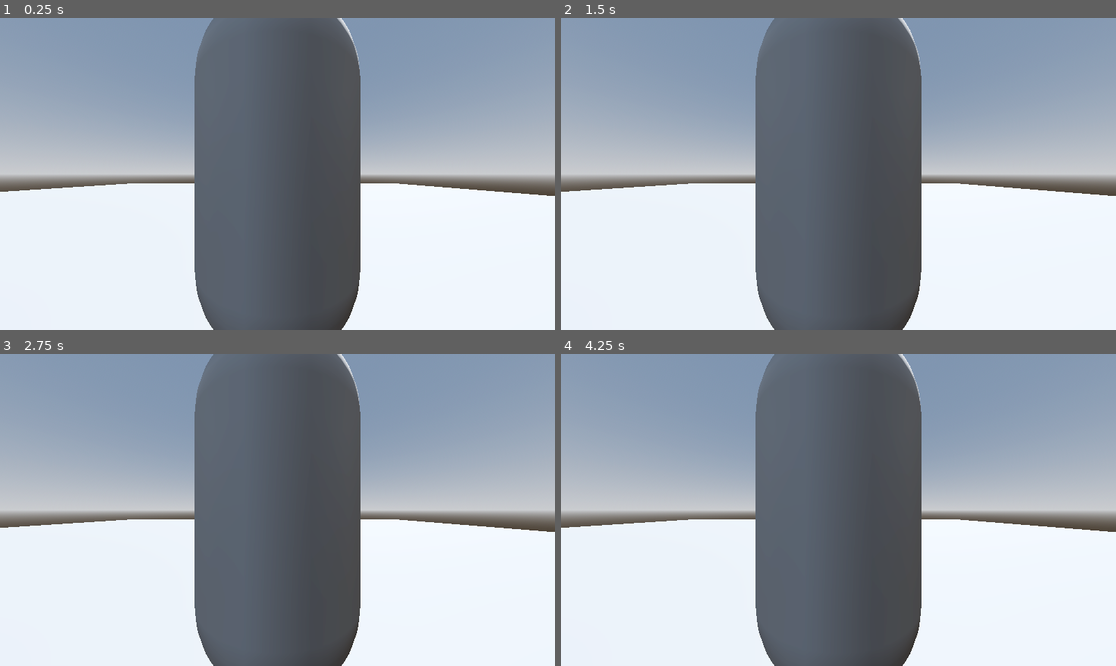
Above: before the commit, frames 1-4 (two rows, left to right).
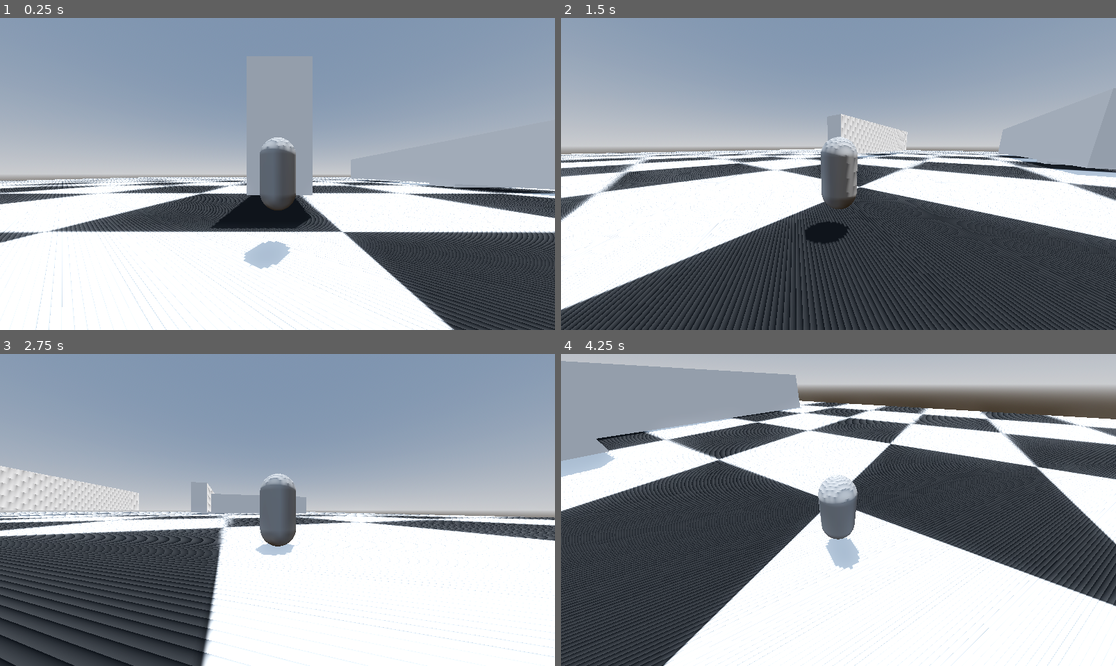
Above: after the commit, the same moments.

Repository: Hariswandi488/project-breakpoint
Game: Godot game, scene res://Scenes/main.tscn
Same seed, same stepped clock (60 frames per second), same inputs: the game is played once before the commit and once after it.
Inputs (mouse positions are in pixels of both pictures, inside the frame that each line leads up to):
- Up to frame 1 (0.25 s): no input
- Up to frame 2 (1.5 s): move the mouse to (960, 158) at 0.52 s; hold D (move_right, bound only after the commit) 0.53-1.28 s; hold Shift (sprint, bound only after the commit) 0.53-1.28 s; click (960, 158) at 0.67 s; tap Space (jump, bound only after the commit) at 0.77, 0.8, 1.07, 1.35 s; move the mouse to (727, 189) at 1.27 s; hold S (move_back, bound only after the commit) from 1.28 s (still down); click (727, 189) at 1.42 s
- Up to frame 3 (2.75 s): tap Space (jump, bound only after the commit) at 1.52, 1.82, 2.3 s; tap Shift (sprint, bound only after the commit) at 1.55 s; move the mouse to (333, 441) at 2.02 s; release S (move_back, bound only after the commit) at 2.03 s; hold D (move_right, bound only after the commit) from 2.03 s (still down); hold Shift (sprint, bound only after the commit) from 2.03 s (still down); click (333, 441) at 2.17 s
- Up to frame 4 (4.25 s): move the mouse to (810, 572) at 2.77 s; release D (move_right, bound only after the commit) at 2.78 s; release Shift (sprint, bound only after the commit) at 2.78 s; hold W (move_forward, bound only after the commit) 2.78-3.53 s; tap Shift (sprint, bound only after the commit) at 2.85 s; click (810, 572) at 2.92 s; tap Space (jump, bound only after the commit) at 3.02, 3.32, 3.6, 3.77, 4.07 s; move the mouse to (1005, 556) at 3.52 s; hold A (move_left, bound only after the commit) from 3.53 s (still down); click (1005, 556) at 3.67 s; tap Escape (ui_cancel) at 4.15 s

The runs differ from the first frame. In frame 1, 44% of the frame differs, in the area x 0-100%, y 0-100%; in frame 2, 54%; in frame 3, 47%; in frame 4, 75%.

Commit message:
adding  movement

Diff:
--- a/Scenes/arena.tscn
+++ b/Scenes/arena.tscn
@@ -1,4 +1,7 @@
-[gd_scene load_steps=5 format=3 uid="uid://bmvo1sir8r0cm"]
+[gd_scene load_steps=10 format=3 uid="uid://bmvo1sir8r0cm"]
+
+[ext_resource type="Texture2D" uid="uid://bye1ltug0euno" path="res://Assets/Textures/floor_placeholder_textures.jpg" id="1_lq7nq"]
+[ext_resource type="PackedScene" uid="uid://j30602dci2ek" path="res://Scenes/wall.tscn" id="2_ra5jo"]
 
 [sub_resource type="ProceduralSkyMaterial" id="ProceduralSkyMaterial_jdqfs"]
 sky_horizon_color = Color(0.662243, 0.671743, 0.686743, 1)
@@ -13,17 +16,51 @@
 tonemap_mode = 2
 glow_enabled = true
 
+[sub_resource type="PhysicsMaterial" id="PhysicsMaterial_jdqfs"]
+
+[sub_resource type="StandardMaterial3D" id="StandardMaterial3D_ra5jo"]
+albedo_texture = ExtResource("1_lq7nq")
+
 [sub_resource type="PlaneMesh" id="PlaneMesh_nnts3"]
 
+[sub_resource type="BoxShape3D" id="BoxShape3D_jdqfs"]
+size = Vector3(54.7763, 0.0805216, 46.7722)
+
 [node name="Arena" type="Node3D"]
+transform = Transform3D(2.72056, 0, 0, 0, 1.30074, 0, 0, 0, 3.15013, 0, 0, 0)
 
 [node name="DirectionalLight3D" type="DirectionalLight3D" parent="."]
-transform = Transform3D(-0.866025, -0.433013, 0.25, 0, 0.5, 0.866025, -0.5, 0.75, -0.433013, 0, 15.6424, 0)
+transform = Transform3D(-0.305577, -0.19826, 0.0492365, 0, 0.185296, 0.746129, -0.176425, 0.256127, -0.0636074, -0.0834616, 18.3026, 0.00694791)
 shadow_enabled = true
+shadow_normal_bias = 0.0
 
 [node name="WorldEnvironment" type="WorldEnvironment" parent="."]
 environment = SubResource("Environment_ra5jo")
 
-[node name="MeshInstance3D" type="MeshInstance3D" parent="."]
-transform = Transform3D(27.9919, 0, 0, 0, 1.50714, 0, 0, 0, 23.4372, 0, 0, 0)
+[node name="CSGCombiner3D" type="CSGCombiner3D" parent="."]
+
+[node name="wall" parent="CSGCombiner3D" instance=ExtResource("2_ra5jo")]
+transform = Transform3D(1, 0, 0, 0, 1, 0, 0, 0, 1, 1.08348, 3.24449, -5.16951)
+
+[node name="wall2" parent="CSGCombiner3D" instance=ExtResource("2_ra5jo")]
+transform = Transform3D(-4.37114e-08, 0, 1, 0, 1, 0, -1, 0, -4.37114e-08, 16.9061, 1.85426, -4.23895)
+
+[node name="wall3" parent="CSGCombiner3D" instance=ExtResource("2_ra5jo")]
+transform = Transform3D(1, 0, 0, 0, 1, 0, 0, 0, 1, 11.1029, 2.90163, -6.73961)
+
+[node name="StaticBody3D" type="StaticBody3D" parent="."]
+transform = Transform3D(1, 0, 0, 0, 1, 0, 0, 0, 1, 0, 0, 0)
+collision_mask = 0
+physics_material_override = SubResource("PhysicsMaterial_jdqfs")
+
+[node name="MeshInstance3D" type="MeshInstance3D" parent="StaticBody3D"]
+transform = Transform3D(27.9919, 0, 0, 0, 0.76008, 0, 0, 0, 23.4372, 5.47724e-09, -8.59193e-09, -1.89213e-08)
+material_override = SubResource("StandardMaterial3D_ra5jo")
+lod_bias = 0.001
 mesh = SubResource("PlaneMesh_nnts3")
+skeleton = NodePath("../..")
+
+[node name="CollisionShape3D" type="CollisionShape3D" parent="StaticBody3D"]
+transform = Transform3D(1, 0, 0, 0, 1, 0, 0, 0, 1, 0.0814743, -0.0468325, -0.161911)
+shape = SubResource("BoxShape3D_jdqfs")
+debug_color = Color(0, 0.34902, 0.701961, 0.729412)
--- a/Scenes/main.tscn
+++ b/Scenes/main.tscn
@@ -6,6 +6,7 @@
 [node name="main" type="Node3D"]
 
 [node name="Arena" parent="." instance=ExtResource("1_bo1nx")]
+transform = Transform3D(2.72056, 0, 0, 0, 1.30074, 0, 0, 0, 3.15013, 0.129707, -0.381517, 0.204414)
 
 [node name="player" parent="." instance=ExtResource("2_8gbba")]
-transform = Transform3D(1, 0, 0, 0, 1, 0, 0, 0, 1, 2.98573, 2, 6.00386)
+transform = Transform3D(1, 0, 0, 0, 1, 0, 0, 0, 1, 2.98573, 1.8782, 6.00386)
--- a/Scenes/player.tscn
+++ b/Scenes/player.tscn
@@ -1,4 +1,6 @@
-[gd_scene load_steps=3 format=3 uid="uid://dew1wtx273lmu"]
+[gd_scene load_steps=5 format=3 uid="uid://dew1wtx273lmu"]
+
+[ext_resource type="Script" uid="uid://dwxqx4bctnder" path="res://Scripts/player.gd" id="1_v0iea"]
 
 [sub_resource type="CapsuleMesh" id="CapsuleMesh_f60y1"]
 
@@ -6,11 +8,18 @@
 radius = 0.428623
 height = 1.85304
 
+[sub_resource type="CapsuleShape3D" id="CapsuleShape3D_cvnsp"]
+margin = 0.0
+radius = 0.001
+
 [node name="player" type="CharacterBody3D"]
+collision_layer = 2
+script = ExtResource("1_v0iea")
 
 [node name="Visual" type="Node3D" parent="."]
 
 [node name="MeshInstance3D" type="MeshInstance3D" parent="Visual"]
+transform = Transform3D(1, 0, 0, 0, 1, 0, 0, 0, 1, 0.0118825, 2.38419e-07, 0.0117793)
 layers = 2
 mesh = SubResource("CapsuleMesh_f60y1")
 
@@ -20,7 +29,9 @@
 [node name="CameraPivot" type="Node3D" parent="."]
 
 [node name="SpringArm3D" type="SpringArm3D" parent="CameraPivot"]
+shape = SubResource("CapsuleShape3D_cvnsp")
+spring_length = 4.0
 
 [node name="Camera3D" type="Camera3D" parent="CameraPivot/SpringArm3D"]
-transform = Transform3D(1, 0, 0, 0, 1, 0, 0, 0, 1, 0.756321, 1.19844, 2.24652)
 fov = 94.7465
+near = 0.001
--- /dev/null
+++ b/Scenes/wall.tscn
@@ -0,0 +1,20 @@
+[gd_scene load_steps=4 format=3 uid="uid://j30602dci2ek"]
+
+[sub_resource type="PhysicsMaterial" id="PhysicsMaterial_d155t"]
+
+[sub_resource type="BoxShape3D" id="BoxShape3D_b57mv"]
+size = Vector3(1.16846, 4.98514, 12.2007)
+
+[sub_resource type="StandardMaterial3D" id="StandardMaterial3D_b57mv"]
+
+[node name="StaticBody3D" type="StaticBody3D"]
+collision_mask = 0
+physics_material_override = SubResource("PhysicsMaterial_d155t")
+
+[node name="CollisionShape3D" type="CollisionShape3D" parent="."]
+transform = Transform3D(1, 0, 0, 0, 1, 0, 0, 0, 0.999991, 0.0163569, -0.00120496, -0.0238024)
+shape = SubResource("BoxShape3D_b57mv")
+
+[node name="CSGBox3D" type="CSGBox3D" parent="."]
+transform = Transform3D(1.136, 0, 0, 0, 5, 0, 0, 0, 12.293, 0, 0, 0)
+material = SubResource("StandardMaterial3D_b57mv")
--- /dev/null
+++ b/Scripts/player.gd
@@ -0,0 +1,54 @@
+extends CharacterBody3D
+
+@export var walk_speed:int = 10
+@export var sprint_speed:int = 25
+@export var jump_velocity:float = 4.5
+@export var mouse_sensivitity:float = 0.003
+
+@onready var camera_pivot: Node3D = $CameraPivot
+@onready var visual: Node3D = $Visual
+
+func _ready() -> void:
+	Input.mouse_mode = Input.MOUSE_MODE_CAPTURED
+
+func _unhandled_input(event: InputEvent) -> void:
+	if event.is_action_pressed("ui_cancel"):
+		Input.mouse_mode = Input.MOUSE_MODE_VISIBLE
+
+	if event is InputEventMouseButton:
+		if event.pressed:
+			Input.mouse_mode = Input.MOUSE_MODE_CAPTURED
+
+
+	if event is InputEventMouseMotion:
+		rotate_y(-event.relative.x * mouse_sensivitity)
+
+		camera_pivot.rotate_x(-event.relative.y * mouse_sensivitity)
+
+		camera_pivot.rotation.x = clamp(
+			camera_pivot.rotation.x,
+			deg_to_rad(-60),
+			deg_to_rad(0)
+		)
+
+func _physics_process(delta: float) -> void:
+	if not is_on_floor():
+		velocity += get_gravity() * delta
+
+	if Input.is_action_just_pressed("jump") and is_on_floor():
+		velocity.y = jump_velocity
+
+	var input_dir := Input.get_vector("move_left", "move_right", "move_forward", "move_back")
+	var direction := (camera_pivot.global_basis * Vector3(input_dir.x, 0, input_dir.y))
+	direction.y = 0 if not Input.is_action_just_pressed("jump") else 10
+	direction = direction.normalized()
+
+	var speed := sprint_speed if Input.is_action_pressed("sprint") else walk_speed
+	velocity.x = direction.x * speed
+	velocity.z = direction.z * speed
+
+	if direction.length() > 0.1:
+		var target_angel := atan2(direction.x, direction.z)
+		visual.rotation.y = lerp_angle(visual.rotation.y, target_angel, 10.0 * delta)
+
+	move_and_slide()
--- a/project.godot
+++ b/project.godot
@@ -15,6 +15,39 @@
 config/features=PackedStringArray("4.4", "Mobile")
 config/icon="res://icon.svg"
 
+[input]
+
+move_forward={
+"deadzone": 0.2,
+"events": [Object(InputEventKey,"resource_local_to_scene":false,"resource_name":"","device":-1,"window_id":0,"alt_pressed":false,"shift_pressed":false,"ctrl_pressed":false,"meta_pressed":false,"pressed":false,"keycode":0,"physical_keycode":87,"key_label":0,"unicode":119,"location":0,"echo":false,"script":null)
+]
+}
+move_back={
+"deadzone": 0.2,
+"events": [Object(InputEventKey,"resource_local_to_scene":false,"resource_name":"","device":-1,"window_id":0,"alt_pressed":false,"shift_pressed":false,"ctrl_pressed":false,"meta_pressed":false,"pressed":false,"keycode":0,"physical_keycode":83,"key_label":0,"unicode":115,"location":0,"echo":false,"script":null)
+]
+}
+move_left={
+"deadzone": 0.2,
+"events": [Object(InputEventKey,"resource_local_to_scene":false,"resource_name":"","device":-1,"window_id":0,"alt_pressed":false,"shift_pressed":false,"ctrl_pressed":false,"meta_pressed":false,"pressed":false,"keycode":0,"physical_keycode":65,"key_label":0,"unicode":97,"location":0,"echo":false,"script":null)
+]
+}
+move_right={
+"deadzone": 0.2,
+"events": [Object(InputEventKey,"resource_local_to_scene":false,"resource_name":"","device":-1,"window_id":0,"alt_pressed":false,"shift_pressed":false,"ctrl_pressed":false,"meta_pressed":false,"pressed":false,"keycode":0,"physical_keycode":68,"key_label":0,"unicode":100,"location":0,"echo":false,"script":null)
+]
+}
+sprint={
+"deadzone": 0.2,
+"events": [Object(InputEventKey,"resource_local_to_scene":false,"resource_name":"","device":-1,"window_id":0,"alt_pressed":false,"shift_pressed":false,"ctrl_pressed":false,"meta_pressed":false,"pressed":false,"keycode":0,"physical_keycode":4194325,"key_label":0,"unicode":0,"location":0,"echo":false,"script":null)
+]
+}
+jump={
+"deadzone": 0.2,
+"events": [Object(InputEventKey,"resource_local_to_scene":false,"resource_name":"","device":-1,"window_id":0,"alt_pressed":false,"shift_pressed":false,"ctrl_pressed":false,"meta_pressed":false,"pressed":false,"keycode":0,"physical_keycode":32,"key_label":0,"unicode":32,"location":0,"echo":false,"script":null)
+]
+}
+
 [layer_names]
 
 3d_physics/layer_1="world"
Binary file added: Assets/Textures/floor_placeholder_textures.jpg
Not shown, added: Assets/Textures/floor_placeholder_textures.jpg.import
Not shown, added: Scripts/player.gd.uid
